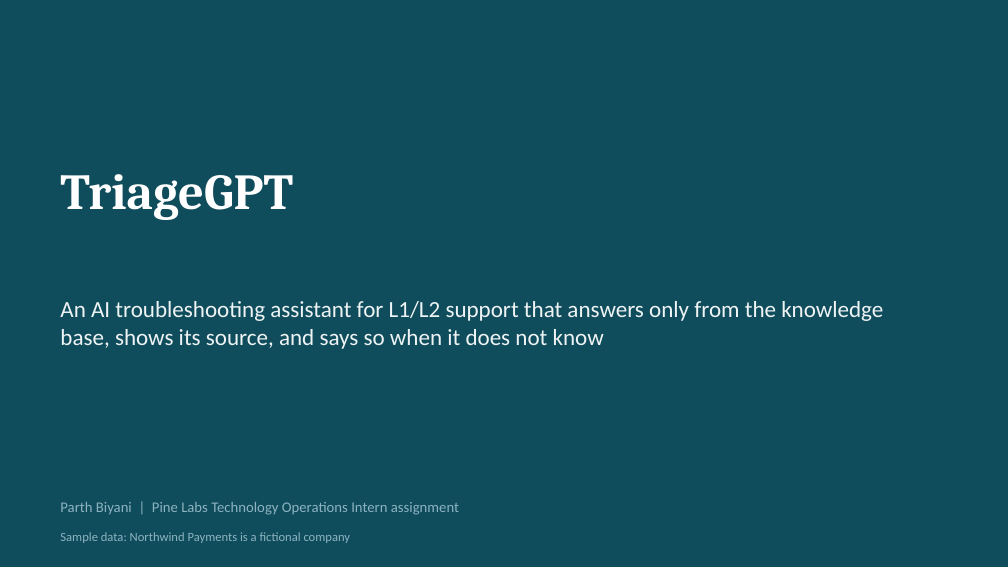
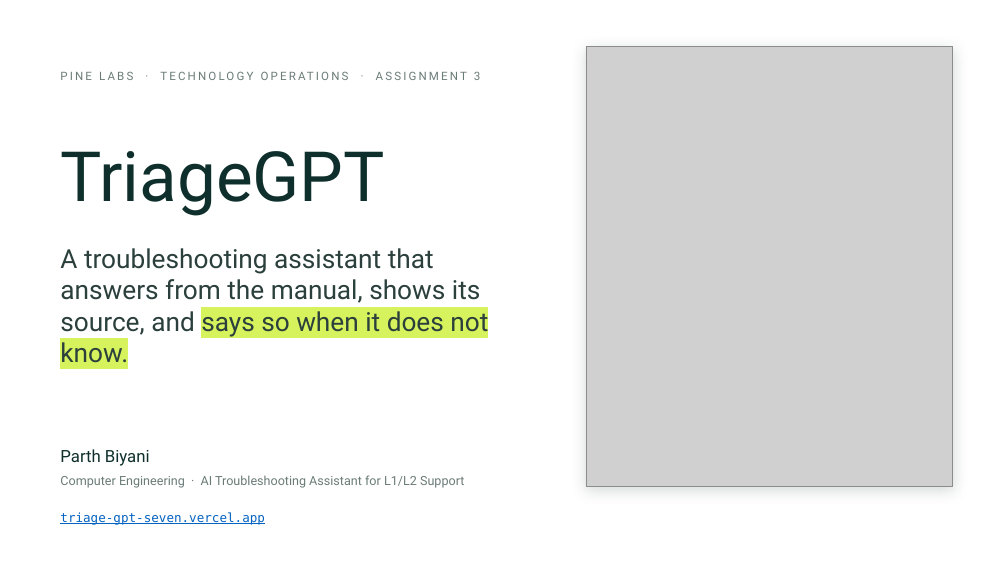
Before and after one commit to ParthBiyani/AI-Troubleshooting-Assistant, a slide deck: slide 1 of docs/presentation/TriageGPT_deck.pptx. Drawn at 1008x567 pixels with LibreOffice and Linux fonts; fonts in the diff are those of the drawing; grey boxes stand for pictures. Boxes give left, top, right and bottom in pixels: in the first picture for what was removed or moved away, otherwise in the second. Text is boxed around its words. In the diff, an @@ line names an element or a change of style, - is before the commit and + after.

Commit message:
docs: replace the deck with a light, screenshot-led design

```diff
--- a/docs/presentation/TriageGPT_deck.pptx
+++ b/docs/presentation/TriageGPT_deck.pptx
@@ background #0F4C5C to #FFFFFF @@
@@ rectangle added at [586,47,953,487], fill #FFFFFF, outline #D8DFDB 0.75 pt @@
@@ picture added at [586,47,953,487] @@
@@ text at [60,71,480,80]: text changed; size 14 to 11 pt; font Calibri to Roboto; text colour #8DB3C0 to #6B7C78 @@
-Parth Biyani | Pine Labs Technology Operations Intern assignment
+PINE LABS · TECHNOLOGY OPERATIONS · ASSIGNMENT 3
@@ text "TriageGPT": place and size @@
-text "TriageGPT" at [60,174,293,220]
+text "TriageGPT" at [60,151,384,216]
@@ text "TriageGPT" at [60,151,384,216]: size 48 to 66 pt, font Cambria to Roboto, text colour #FFFFFF to #0E2F2B, bold off @@
@@ text at [60,248,488,363]: text changed; size 22 to 25 pt; font Calibri to Roboto; text colour #EEF3F4 to #2B403C @@
-An AI troubleshooting assistant for L1/L2 support that answers only from the knowledge base, shows its source, and says so when it does not know
+A troubleshooting assistant that answers from the manual, shows its source, and says so when it does not know.
@@ text added at [60,449,150,466], 16 pt, text #0E2F2B @@
+Parth Biyani
@@ text added at [60,475,464,488], 12 pt, text #6B7C78 @@
+Computer Engineering · AI Troubleshooting Assistant for L1/L2 Support
@@ text removed at [60,532,351,543] @@
-Sample data: Northwind Payments is a fictional company
@@ text added at [60,512,265,525], 12 pt, text #0563C1, underline @@
+triage-gpt-seven.vercel.app
```
Also in this commit, not shown: 2 other slides changed, 11 slides added, 5 slides removed.
